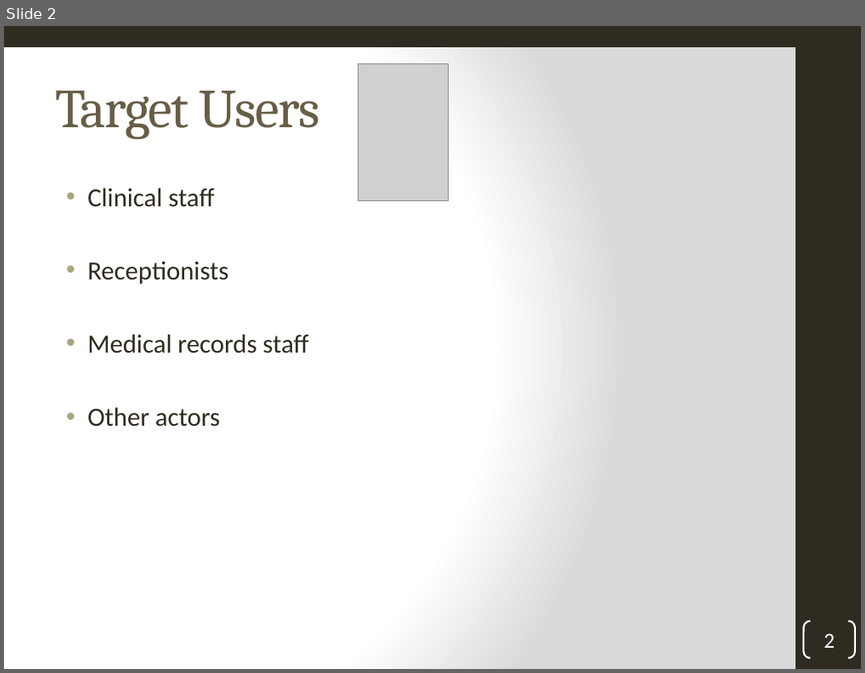
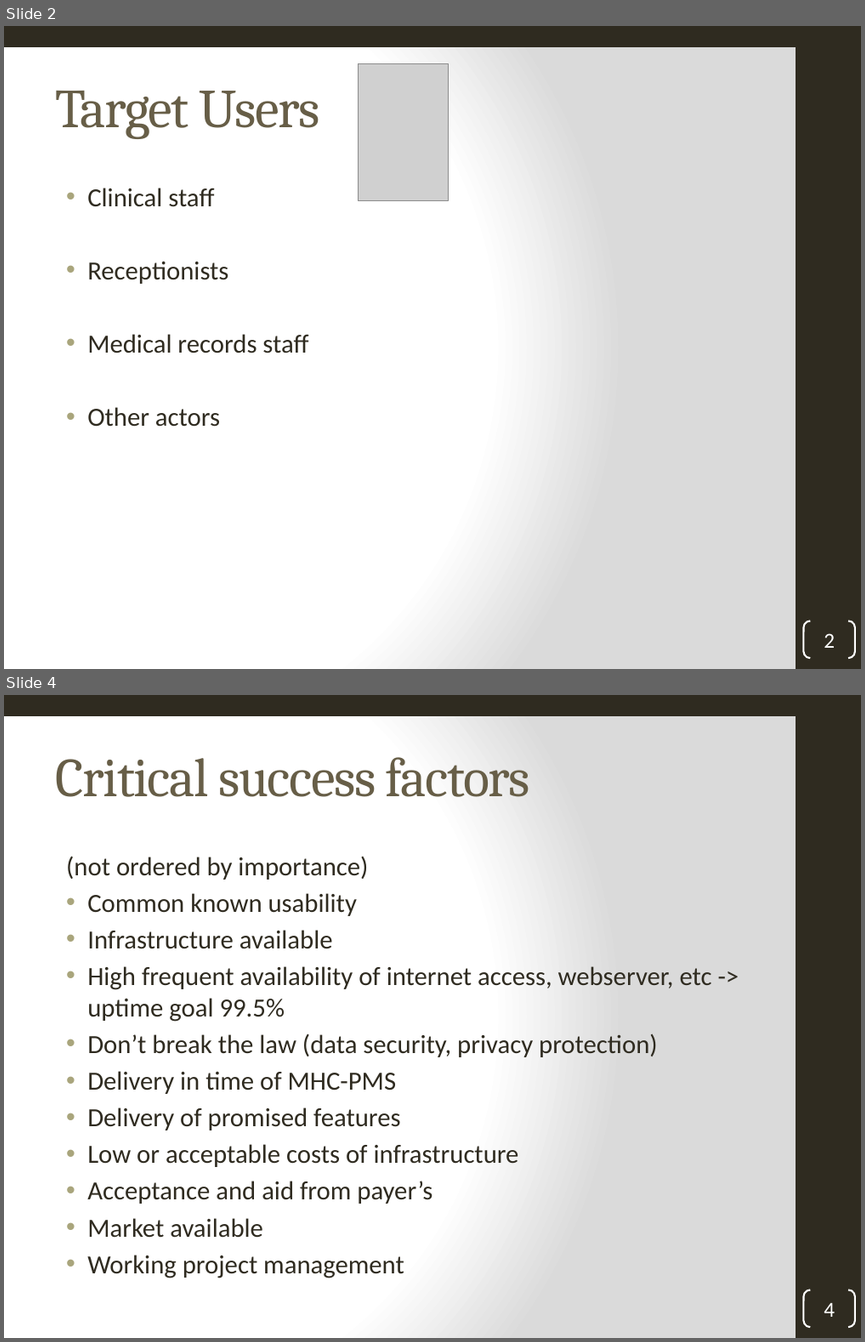
Before and after one commit to inved1/ch.bfh.bti7081.s2013.black, a slide deck: ch.bfh.bti7081.s2013.black/doc/taskRepository/1/CS Task 1.pptx. Shown one above the other, each under a label of ours: slide 2 before the commit, slides 2 and 4 after it; the slides between them are not shown. The pictures are 865x673 and 865x1342 pixels, drawn with LibreOffice and Linux fonts; fonts in the diff are those of the drawing; grey boxes stand for pictures; background and template pictures are left out. Boxes give left, top, right and bottom in pixels: in the first picture for what was removed or moved away, otherwise in the second. Text is boxed around its words. In the diff, an @@ line names an element or a change of style, - is before the commit and + after.

```diff
--- a/ch.bfh.bti7081.s2013.black/doc/taskRepository/1/CS Task 1.pptx
+++ b/ch.bfh.bti7081.s2013.black/doc/taskRepository/1/CS Task 1.pptx
@@ slide 4 added at (x1=4, y1=695, x2=861, y2=1338), background gradient #FFFFFF to #DADADA; not listed: 2 template elements that a slide beside it also shows @@
@@ title added at (x1=55, y1=757, x2=530, y2=797), 46 pt, text #675E47 @@
+Critical success factors
@@ text added at (x1=66, y1=856, x2=712, y2=1278), 22 pt, text #2F2B20 @@
+(not ordered by importance)
+• Common known usability
+• Infrastructure available
+• High frequent availability of internet access, webserver, etc -> uptime goal 99.5%
+• Don’t break the law (data security, privacy protection)
+• Delivery in time of MHC-PMS
+• Delivery of promised features
+• Low or acceptable costs of infrastructure
+• Acceptance and aid from payer’s
+• Market available
+• Working project management
@@ page number added at (x1=803, y1=1290, x2=855, y2=1327), outline #FFFFFF 1.5 pt, 18 pt, text #FFFFFF @@
+4
```
Also in this commit, not shown: 3 other slides added.
